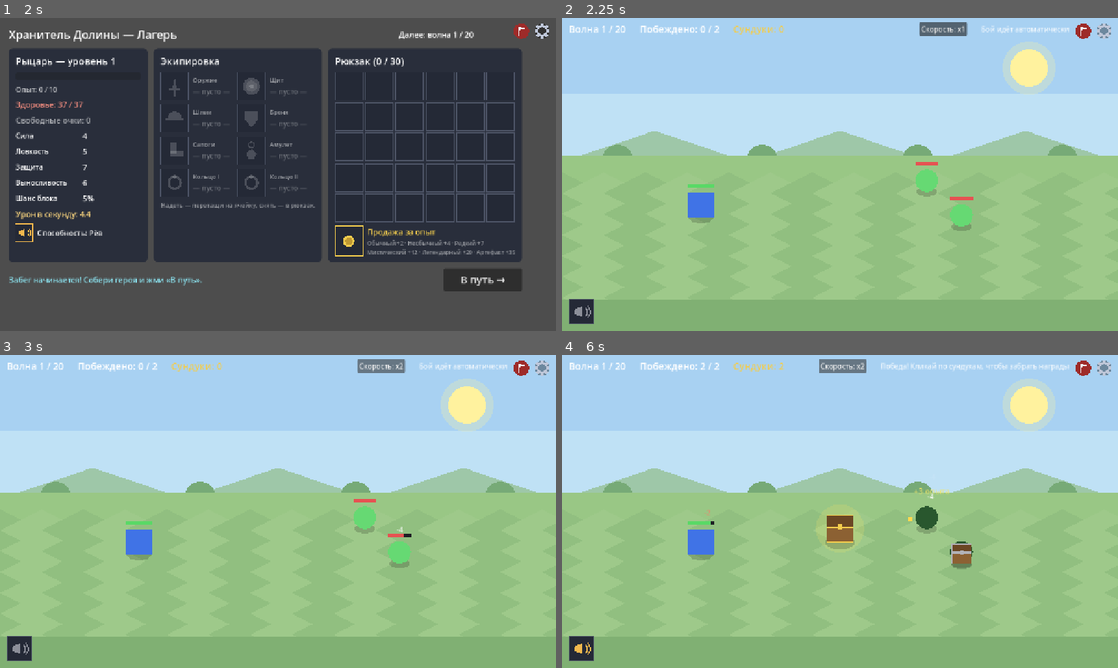
Above: before the commit, frames 1-4 (two rows, left to right).
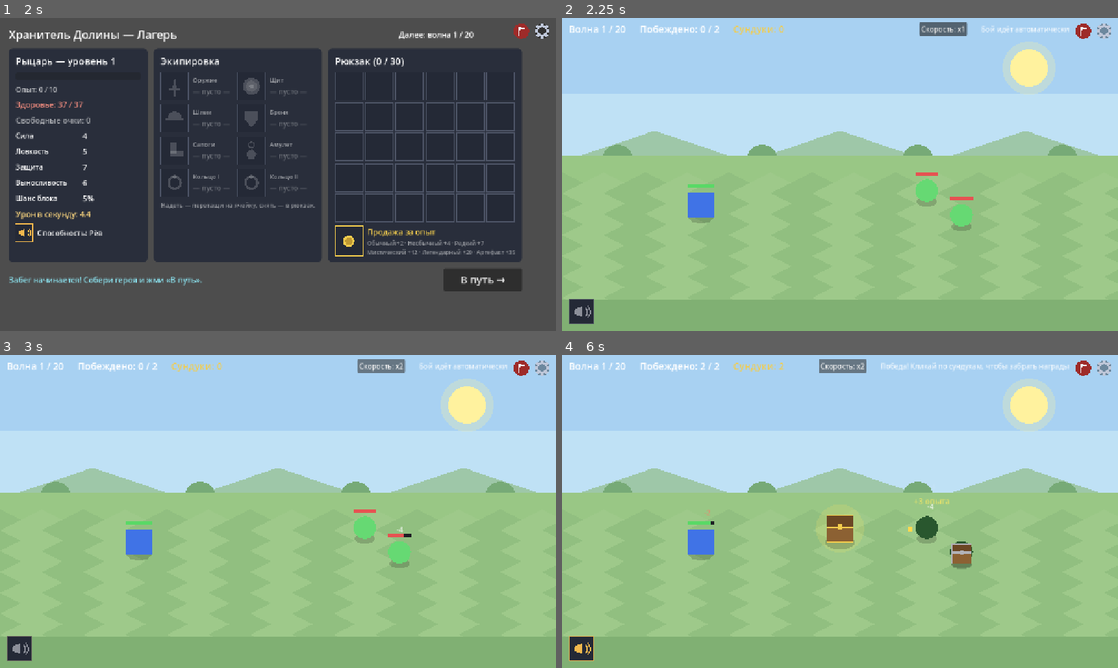
Above: after the commit, the same moments.

Repository: sl1Bridge/valley-keeper
Game: Godot game, scene res://Main.tscn
The game is run twice, just before and just after one commit, with the same random seed, the same clock (stepped at 60 frames per second) and the same inputs.
Inputs:
- Up to frame 1 (2 s): click "Рыцарь" at 0.5 s; click "Начать забег →" at 1.25 s
- Up to frame 2 (2.25 s): click "В путь →" at 2 s
- Up to frame 3 (3 s): click "Скорость: x1" at 2.75 s
- Up to frame 4 (6 s): click "Скорость: x2" at 3.5 s; click "Скорость: x1" at 4.25 s; click "Скорость: x2" at 5 s; click "Скорость: x1" at 5.75 s

Frame 1 is identical in both runs. In frame 2, 0.4% of the frame differs, in the area x 63-68%, y 46-61%; in frame 3, 0.4%; in frame 4, 0.5%, in the area x 1-70%, y 42-98%.

Commit message:
v0.19.2: рамка иконки способности заливается цветом, клики по сундукам снова работают, строй врагов прижат к полю боя

Diff:
--- a/src/AbilityIcon.gd
+++ b/src/AbilityIcon.gd
@@ -72,7 +72,8 @@
 	var ready := fill >= 1.0
 	var base := icon_color if ready else Color(0.55, 0.56, 0.6)
 	draw_glyph(self, ability, size / 2.0, size.x * 0.72, base)
-	draw_rect(r, icon_color if ready else Color(0.3, 0.33, 0.4), false, 2.0)
+	# Рамка заливается цветом вместе с иконкой: серая → цветная по мере заряда
+	draw_rect(r, Color(0.3, 0.33, 0.4).lerp(icon_color, fill), false, 2.0)
 
 
 ## Символ способности: рупор для «Рёва», кинжал остриём вниз для
--- a/src/BattleScreen.gd
+++ b/src/BattleScreen.gd
@@ -79,6 +79,10 @@
 	else:
 		_rng.randomize()
 	set_anchors_preset(Control.PRESET_FULL_RECT)
+	# Сам экран клики не обрабатывает: полноразмерный Control со штатным
+	# mouse_filter перехватывал бы мышь и не давал открывать сундуки
+	# (Area2D под ним) — та же особенность движка, что с зонами наведения
+	mouse_filter = Control.MOUSE_FILTER_IGNORE
 	# Родитель — Main (Node, не Control): якоря не задают размер сами
 	# (та же особенность, что у модальных окон, — см. Main.SurrenderDialog).
 	# Без явного размера всё, привязанное к низу экрана (иконка способности),
@@ -99,6 +103,8 @@
 
 func _build_hud() -> void:
 	var hud := HBoxContainer.new()
+	# Сама полоса клики не ест (иначе перекрыла бы поле боя) — кнопки внутри работают сами
+	hud.mouse_filter = Control.MOUSE_FILTER_IGNORE
 	hud.set_anchors_preset(Control.PRESET_TOP_WIDE)
 	hud.offset_left = 16
 	hud.offset_top = 10
@@ -219,9 +225,16 @@
 	var comp := Enemies.wave_composition(wave, _rng)
 	_enemy_total = comp.size()
 	var formation: Array = FORMATIONS[mini(comp.size(), Enemies.MAX_ENEMIES)]
+	# Верхняя кромка поля боя (Backdrop.FIELD_TOP): у многочисленных строев
+	# верхние ряды вылезали на задний фон — прижимаем их к полю
+	var view_h := 720.0  # окно по умолчанию 1280×720; в дереве — реальный размер
+	if is_inside_tree():
+		view_h = get_viewport_rect().size.y
+	var min_y := view_h * Backdrop.FIELD_TOP + 20.0
 	for i in comp.size():
 		var type: String = comp[i]
 		var pos: Vector2 = BOSS_POS if type == "boss" else FORMATION_ANCHOR + formation[i]
+		pos.y = maxf(pos.y, min_y)
 		_add_enemy(type, pos, false)
 	_pick_hero_target()
 
--- a/tests/TestRunner.gd
+++ b/tests/TestRunner.gd
@@ -26,6 +26,7 @@
 	_test_enemy_tooltip()
 	_test_summon_taunt()
 	_test_hero_abilities()
+	_test_battle_layout()
 	_test_attack_jitter()
 	_test_chests_heal_speed()
 	_test_battle_sim()
@@ -1036,6 +1037,38 @@
 	b2._hero_actor._attack()
 	_check(absf(enemy.hp - (hp1 - floorf(atk))) < 0.01, "следующий удар — обычный урон")
 	b2.free()
+
+
+func _test_battle_layout() -> void:
+	print("-- Раскладка боя: клики по сундукам, строй на поле --")
+	# Экран боя не должен перехватывать клики мыши: полноразмерный Control
+	# над полем боя не дал бы открывать сундуки (Area2D под ним)
+	var b := BattleScreen.new()
+	b.hero = Hero.new("knight")
+	b.wave = 1
+	b._ready()
+	_check(b.mouse_filter == Control.MOUSE_FILTER_IGNORE, "экран боя не перехватывает мышь — сундуки кликаются")
+	b.free()
+
+	# Строй не уходит на задний фон: ноги врагов не выше верхней кромки поля
+	# (вне дерева — окно по умолчанию 1280×720)
+	var min_y := 720.0 * BattleScreen.Backdrop.FIELD_TOP + 20.0
+	var rows_ok := true
+	var clamped_seen := false
+	for s in range(1, 8):
+		var bf := BattleScreen.new()
+		bf.hero = Hero.new("knight")
+		bf.wave = 19  # поздняя волна: много врагов, высокие строи
+		bf.rng_seed = s
+		bf._ready()
+		for e in bf._enemies:
+			if e.position.y < min_y - 0.01:
+				rows_ok = false
+			if absf(e.position.y - min_y) < 0.01:
+				clamped_seen = true
+		bf.free()
+	_check(rows_ok, "ни один враг не стоит выше поля боя (7 зёрен на 19-й волне)")
+	_check(clamped_seen, "прижатие к полю реально срабатывает (верхние ряды строя)")
 
 
 func _test_attack_jitter() -> void:
Not shown, changed: CHANGELOG.md
Not shown, changed: docs/balance.md
Not shown, changed: docs/decisions.md
Not shown, changed: docs/mechanics.md
